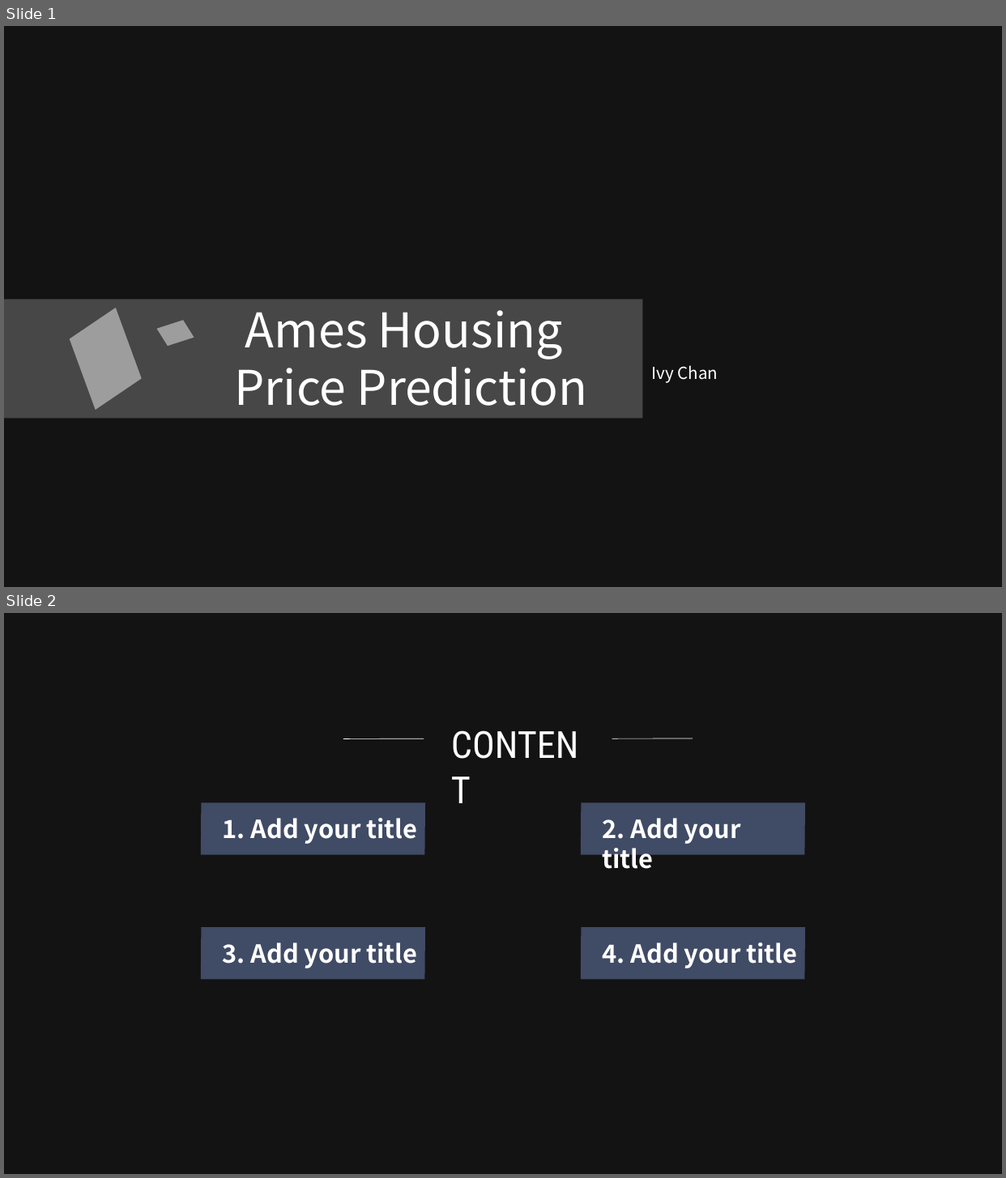
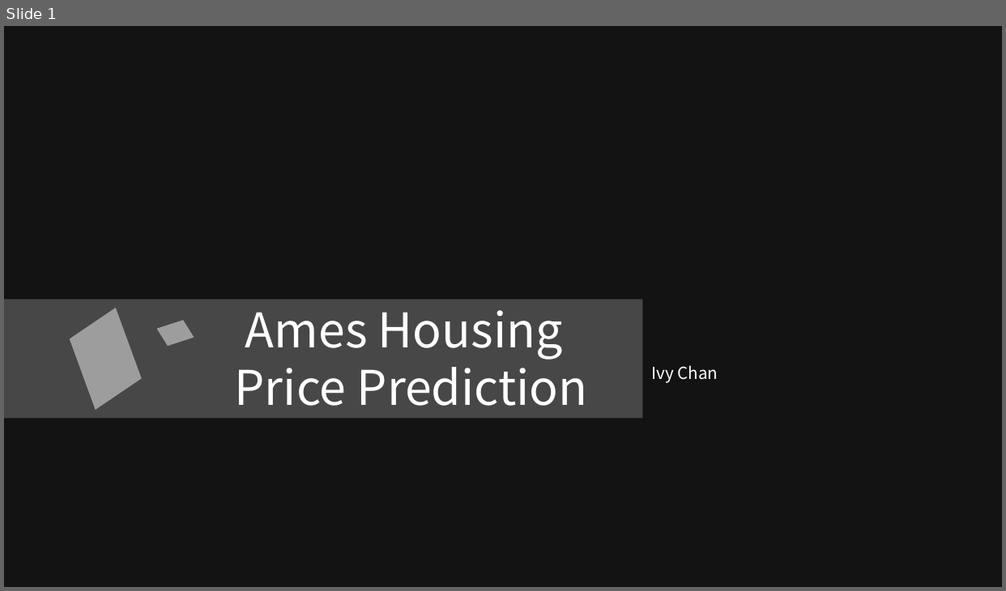
Before and after one commit to ylchanivy/DSI_-Project-2, a slide deck: DSI-Project 2.pptx. Shown one above the other, each under a label of ours: slides 1 and 2 before the commit, slide 1 after it. The pictures are 1006x1178 and 1006x591 pixels, drawn with LibreOffice and Linux fonts; fonts in the diff are those of the drawing; background and template pictures are left out; a plain dark background stands for a picture behind light text. Boxes give left, top, right and bottom in pixels: in the first picture for what was removed or moved away, otherwise in the second. Text is boxed around its words. In the diff, an @@ line names an element or a change of style, - is before the commit and + after.

```diff
--- a/DSI-Project 2.pptx
+++ b/DSI-Project 2.pptx
@@ slide 2 removed at [4,613,1002,1174], background picture (left out) @@
@@ rectangle removed at [4,613,1002,1174] @@
@@ text removed at [444,717,592,770] @@
-CONTENT
@@ line removed from (424, 739) to (343, 739) @@
@@ line removed from (692, 739) to (612, 739) @@
@@ group removed at [201,803,805,980]: 4 parallelograms, 4 texts @@
-1. Add your title
-2. Add your title
-4. Add your title
-3. Add your title
```
Also in this commit, not shown: 12 slides added, 26 other slides removed, 3 other files.
